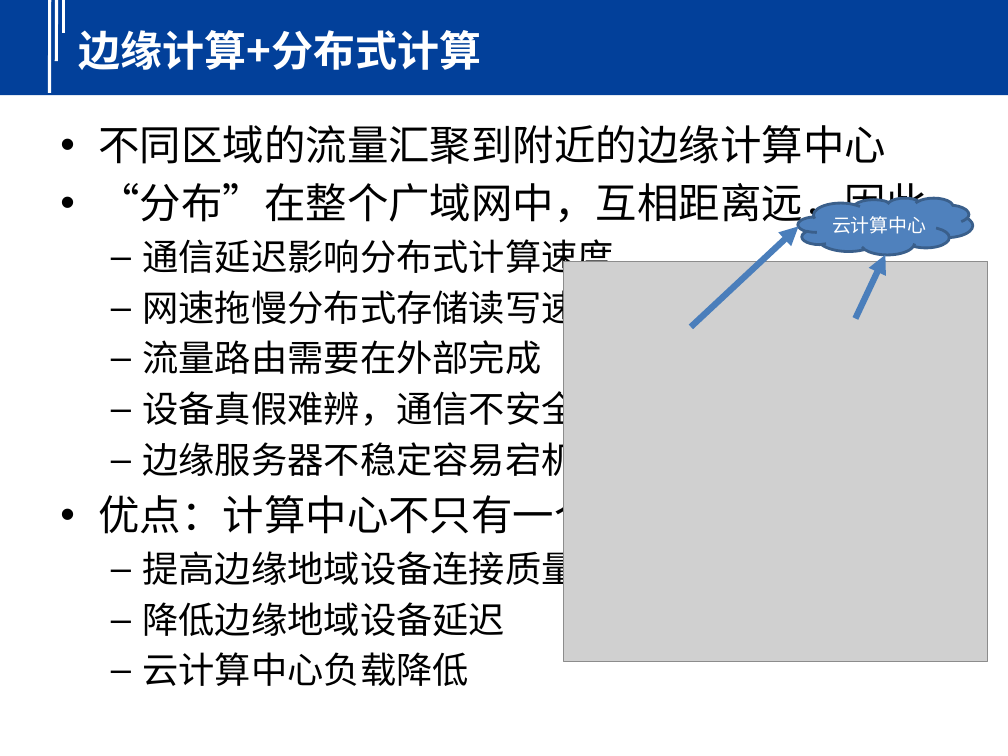
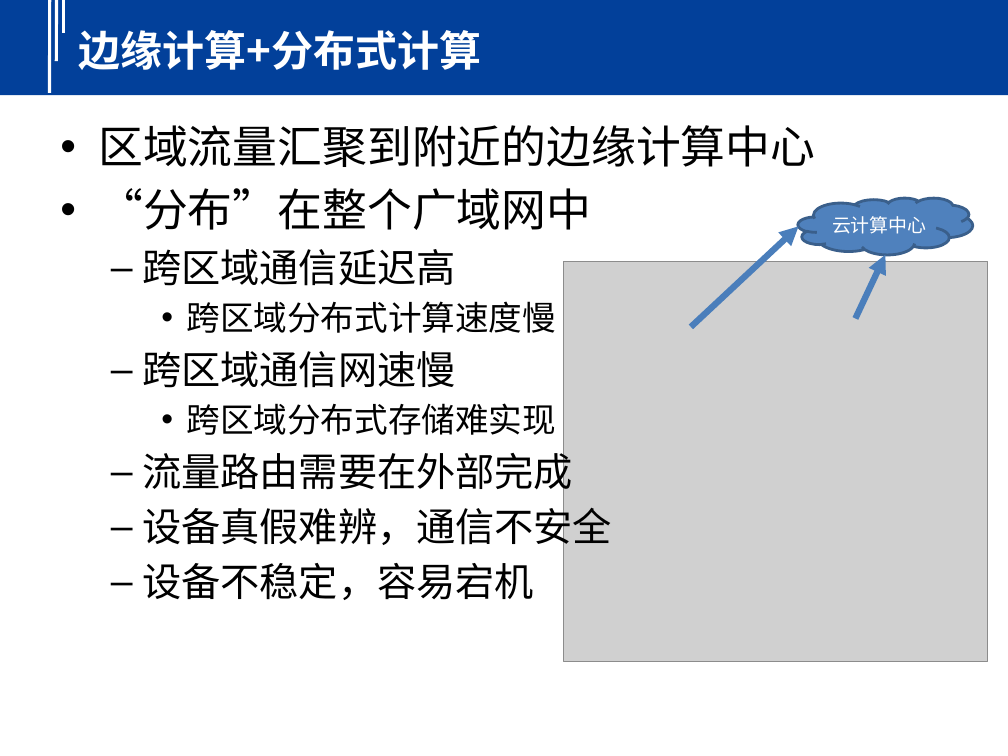
Before and after one commit to yindaheng98/DNet, a slide deck: slide 7 of 介绍（4：3）.pptx (slide 4 before the commit). Drawn at 1008x756 pixels with LibreOffice and Linux fonts; fonts in the diff are those of the drawing; grey boxes stand for pictures; background and template pictures are left out. Boxes give left, top, right and bottom in pixels: in the first picture for what was removed or moved away, otherwise in the second. Text is boxed around its words. In the diff, an @@ line names an element or a change of style, - is before the commit and + after.

```diff
--- a/介绍（4：3）.pptx
+++ b/介绍（4：3）.pptx
@@ text at (98, 125, 815, 435): text changed; size 29.6 to 32 pt @@
-• 不同区域的流量汇聚到附近的边缘计算中心
-• “分布”在整个广域网中，互相距离远，因此
-  – 通信延迟影响分布式计算速度
-  – 网速拖慢分布式存储读写速度
+• 区域流量汇聚到附近的边缘计算中心
+• “分布”在整个广域网中
+  – 跨区域通信延迟高
+    • 跨区域分布式计算速度慢
+  – 跨区域通信网速慢
+    • 跨区域分布式存储难实现
@@ text at (142, 446, 612, 552): size 25.9 to 28 pt in "流量路由需要在外部完成", "设备真假难辨，通信不安全" @@
@@ text at (142, 563, 533, 600): text changed; size 25.9 to 28 pt @@
-  – 边缘服务器不稳定容易宕机
-• 优点：计算中心不只有一个
-  – 提高边缘地域设备连接质量
-  – 降低边缘地域设备延迟
-  – 云计算中心负载降低
+  – 设备不稳定，容易宕机
```
Also in this commit, not shown: 14 other slides changed, 18 slides added.
